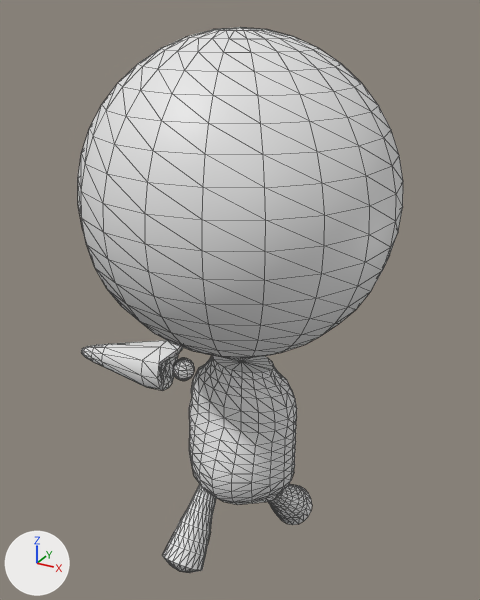
What one commit did to the OBJ model res/models/planetHead/exp_23.obj.
Rendered twice from a 50 mm lens placed at (3.4, -6.2, 8.36), pointed at (-0.13, 0.22, 5.16). Every picture has the same lights, and +X, +Y and +Z are marked at lower left. Mesh edges are drawn as thin lines. Where no turn or scale is listed for an object, it has been applied to the vertices.

In view in the first picture: 'exp_23'.
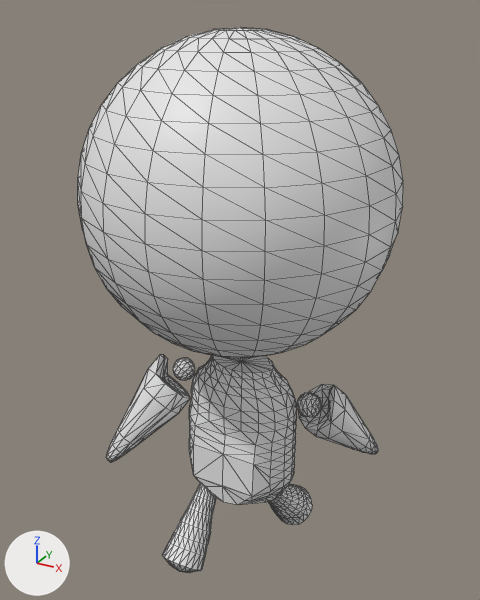
The change in detail:
me_exp_23 is used by ob_exp_23; location (0.0, 0.0, 0.0).
me_exp_23 had 1316 vertices, 2608 faces and spanned x -2.41..1.72, y -1.74..1.7, z 1.61..8.19.
me_exp_23 now has 1438 vertices, 2844 faces and spans x -1.72..1.72, y -1.74..1.7, z 1.61..8.19.
me_exp_23 part 1: the loose piece of 90 vertices spanning x -2.41..-0.92, y -0.29..0.37, z 3.73..4.39 is multiplied about its middle by the matrix ((0.453, -0.212, -0.866), (0.423, 0.906, 0.0), (0.785, -0.366, 0.5)), then moved by (0.46, -0.4, -0.53).
me_exp_23 part 2: the loose piece of 58 vertices spanning x -1.05..-0.76, y -0.05..0.24, z 3.91..4.21 is copied, and the copy is multiplied about its middle by the matrix ((-0.453, 0.212, 0.866), (-0.423, -0.906, 0.0), (0.785, -0.366, 0.5)), then moved by (1.77, -0.01, 0.01); it spans x 0.72..1.02, y -0.06..0.23, z 3.92..4.21.
me_exp_23 part 3: the loose piece of 90 vertices spanning x -2.41..-0.92, y -0.29..0.37, z 3.73..4.39 is copied, and the copy is multiplied about its middle by the matrix ((-0.453, 0.212, 0.866), (-0.423, -0.906, 0.0), (0.785, -0.366, 0.5)), then moved by (2.84, 0.49, -0.53); it spans x 0.66..1.51, y 0.03..1.05, z 2.99..4.3.
Part 4, on me_exp_23:
89 vertices are removed from x -1.05..0.41, y -0.7..0.24, z 2.74..4.21.
200 faces are deleted.
63 vertices are added at x -1.04..0.29, y -0.46..0.24, z 2.78..4.21.
148 new faces join them.

Boxes (x1, y1, x2, y2) around the edits, measured in the pictures (480 x 600 px; the box of a moved part takes in the faces that stretch with it):
part 1 of me_exp_23, moved or reshaped: before (81, 340, 183, 391); after (106, 355, 191, 462)
part 2 of me_exp_23, added: after (297, 393, 322, 417)
part 3 of me_exp_23, added: after (299, 384, 378, 454)
part 4 of me_exp_23, moved or reshaped: (173, 358, 271, 505) in both
